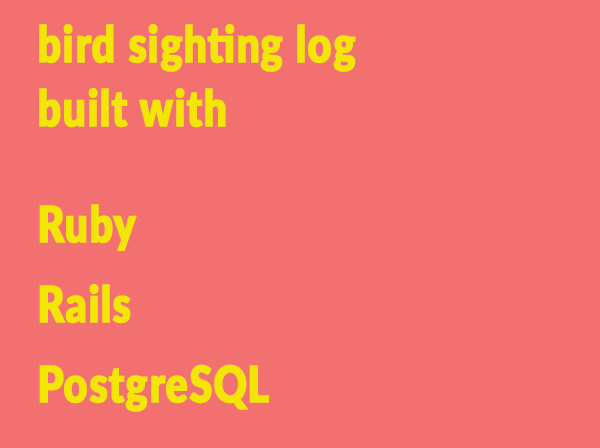
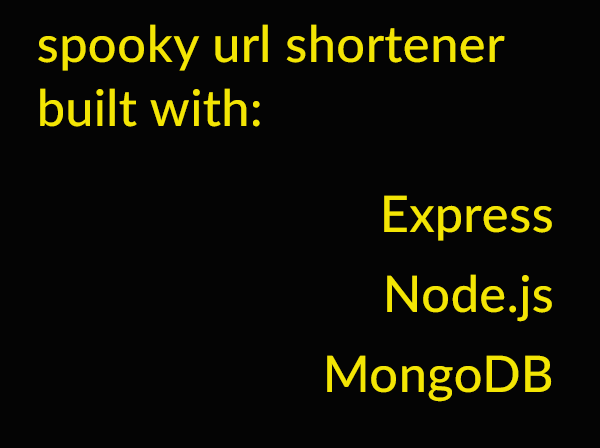
Revision of a layered w=600, h=448 image; what changed, layer by layer:
renamed "bird sighting log built with" to "spooky url shortener built with:", painted on it over box(38, 24, 505, 128)
renamed "Ruby Rails PostgreSQL" to "Express Node.js MongoDB", painted on it over box(39, 195, 552, 412)
painted on "Layer 1 copy" over box(0, 0, 600, 448)
